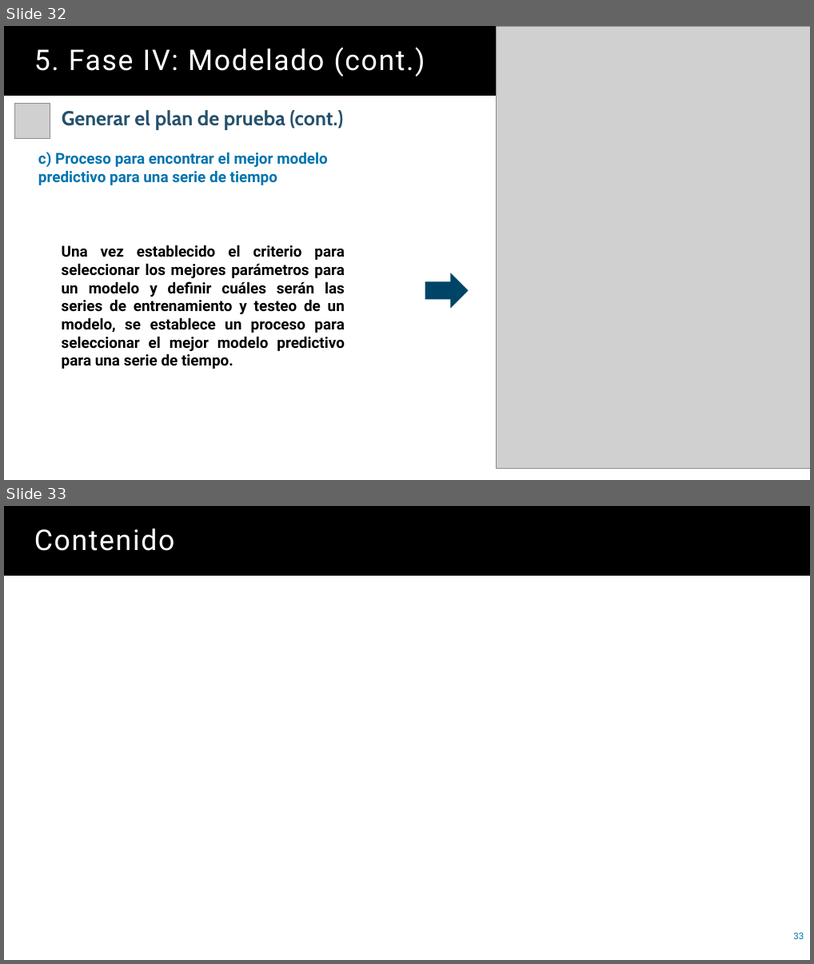
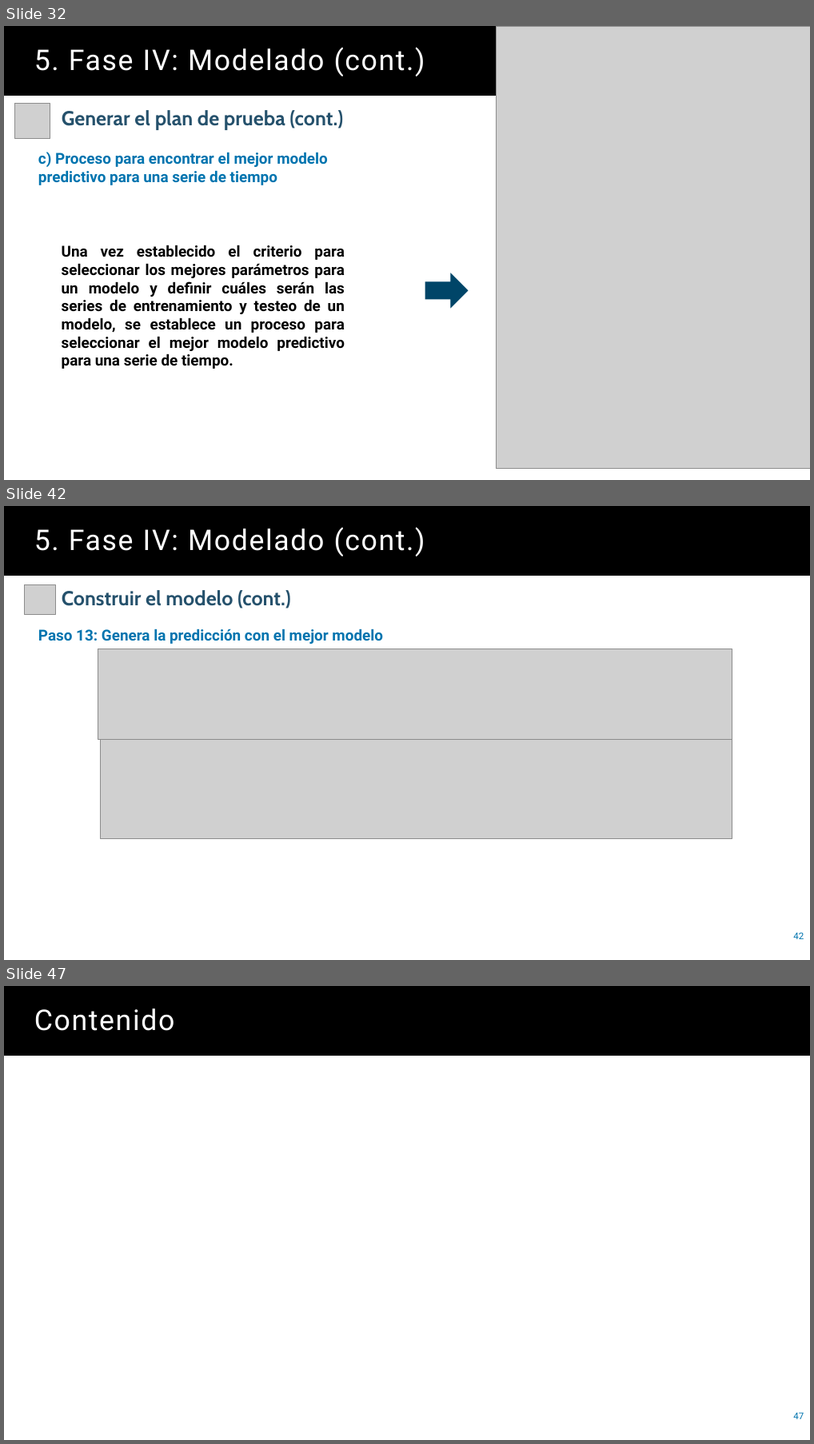
Before and after one commit to juanbo-prueba/leergit, a slide deck: Presentacion.pptx. Shown one above the other, each under a label of ours: slides 32 and 33 before the commit, slides 32, 42 and 47 after it; the slides between them are not shown. The pictures are 814x964 and 814x1444 pixels, drawn with LibreOffice and Linux fonts; fonts in the diff are those of the drawing; grey boxes stand for pictures. Boxes give left, top, right and bottom in pixels: in the first picture for what was removed or moved away, otherwise in the second. Text is boxed around its words. In the diff, an @@ line names an element or a change of style, - is before the commit and + after.

```diff
--- a/Presentacion.pptx
+++ b/Presentacion.pptx
@@ slide 42 added at [4,506,810,960], background #FFFFFF @@
@@ title added at [4,506,810,576], fill #000000, 34 pt, text #FFFFFF @@
+5. Fase IV: Modelado (cont.)
@@ picture added at [25,584,55,614] @@
@@ text added at [62,590,291,608], 24 pt, text #25516C, bold @@
+Construir el modelo (cont.)
@@ text added at [38,628,383,644], 18 pt, text #0074AF, bold @@
+Paso 13: Genera la predicción con el mejor modelo
@@ picture added at [98,649,732,739] @@
@@ picture added at [100,738,732,838] @@
@@ page number added at [794,932,804,939], 11 pt, text #0074AF @@
+42
@@ what was slide 33 is now slide 47 @@
@@ page number at [794,1412,804,1419]: text changed @@
-33
+47
```
Also in this commit, not shown: 13 other slides added.
